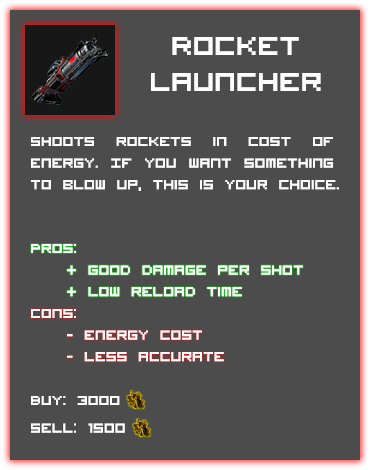
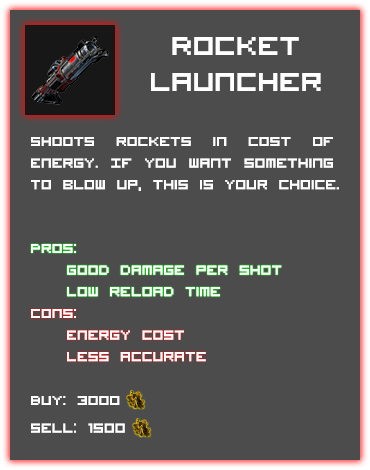
Two versions of the same layered image (w=370, h=470). Layer-by-layer changes:
renamed "Cons: - Energy cost - less accurate" to "Cons: Energy cost less accurate", painted on it over [66, 329, 224, 362]
renamed "Pros: + Good damage per shot + low reload time" to "Pros: Good damage per shot low reload time", painted on it over [66, 264, 303, 297]
